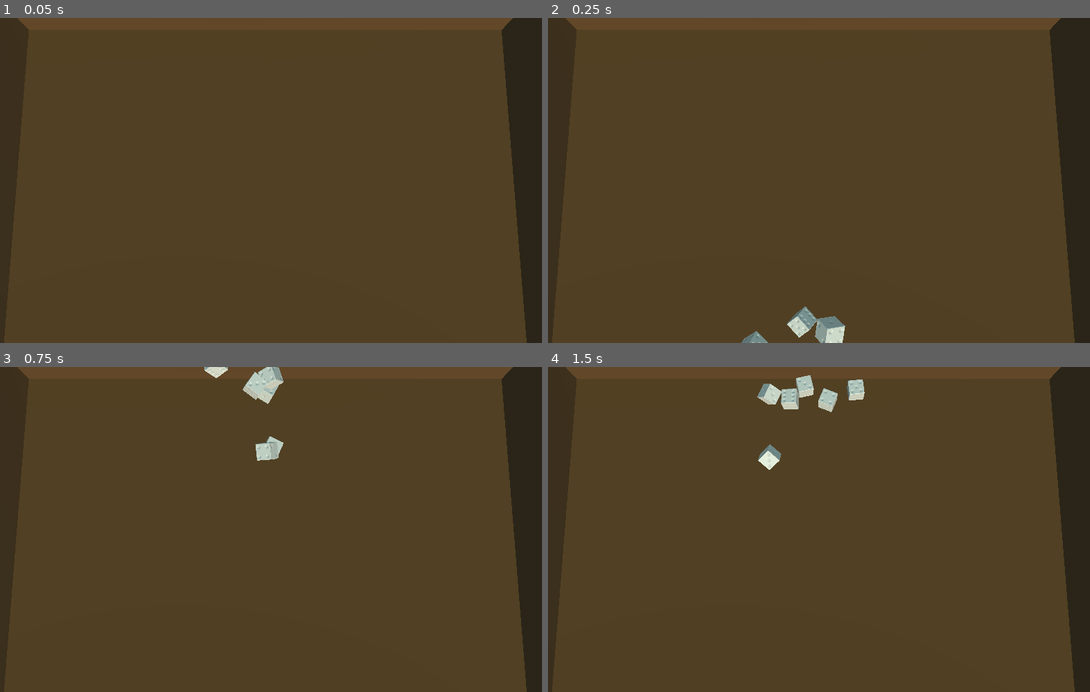
Above: before the commit, frames 1-4 (two rows, left to right).
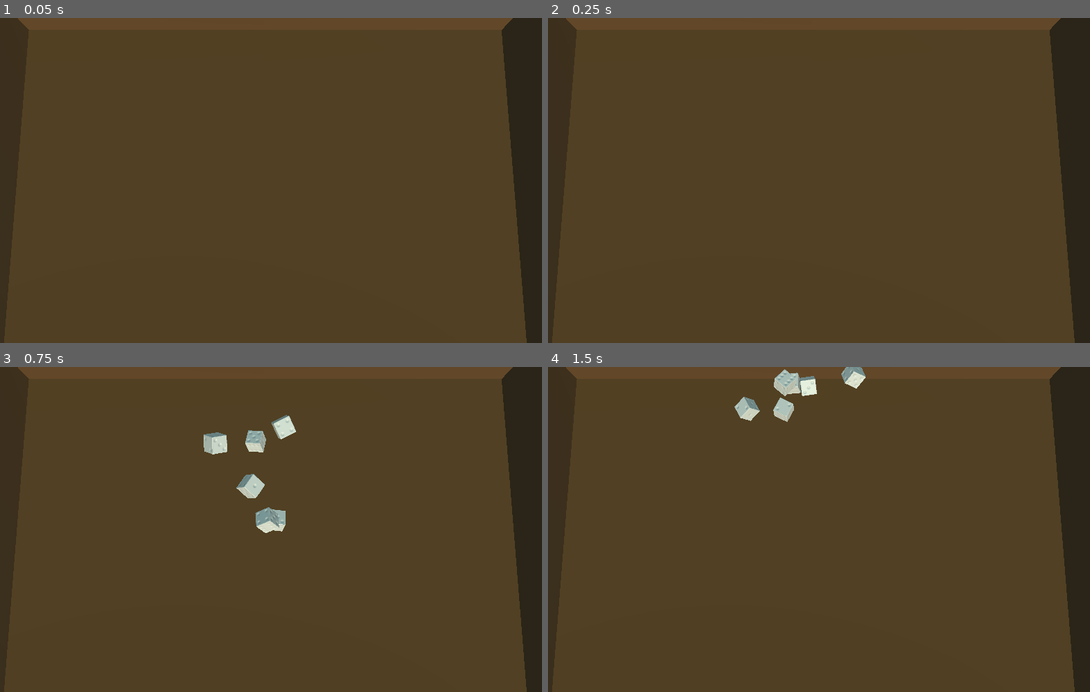
Above: after the commit, the same moments.

Repository: vjms/farkle
Game: Godot game, scene res://Board.tscn
The game is run twice, just before and just after one commit, with the same random seed, the same clock (stepped at 60 frames per second) and the same inputs. The project has no main scene, so this scene is started directly.
Inputs (mouse positions are in pixels of both pictures, inside the frame that each line leads up to):
- Up to frame 1 (0.05 s): no input
- Up to frame 2 (0.25 s): no input
- Up to frame 3 (0.75 s): tap Enter at 0.5 s; move the mouse to (384, 513) at 0.52 s; tap T at 0.6 s; click (384, 513) at 0.67 s
- Up to frame 4 (1.5 s): move the mouse to (699, 545) at 1.27 s; tap T at 1.35 s; click (699, 545) at 1.42 s

Frame 1 is identical in both runs. In frame 2, 0.8% of the frame differs, in the area x 35-55%, y 88-100%; in frame 3, 2.1%, in the area x 37-55%, y 0-52%; in frame 4, 1.8%.

Commit message:
dice timer

Diff:
--- a/Dice/Dice.gd
+++ b/Dice/Dice.gd
@@ -3,32 +3,33 @@
 var gravity = Vector3(0.0, -98.1, 0.0)
 var rng = RandomNumberGenerator.new()
 
-#const face1 = Vector3(0, 10, 0)
-#const face2 = Vector3(10, 0, 0)
-#const face3 = Vector3(0, 0, 10)
-#const face4 = Vector3(0, 0, -10)
-#const face5 = Vector3(-10, 0, 0)
-#const face6 = Vector3(0, -10, 0)
+var timer = Timer.new()
+var thrown = false
 
 
 func _ready():
+	timer.connect("timeout", self, "_on_physics_stop_timeout")
+	add_child(timer)
 	rng.randomize()
-	mass = 0.1
+	set_mass(0.1)
 	throw(Vector3(-1, 0, 0))
 
 
 func throw(direction: Vector3):
-	var power = rng.randf_range(5, 10)
-	var rot = rng.randf_range(-0.05, 0.05)
-	match rng.randi_range(1, 3):
+	thrown = true
+	set_linear_velocity(Vector3())
+	set_angular_velocity(Vector3())
+	var power = rng.randf_range(5, 7)
+	var rot = rng.randf_range(-0.03, 0.03)
+	match rng.randi_range(1,3):
 		1:
-			rotate(Vector3(1, 0, 0), rng.randf_range(-90, 90))
+			rotate(Vector3(1, 0, 0), rng.randf_range(PI / 2.0, 2.0 * PI))
 		2:
-			rotate(Vector3(0, 1, 0), rng.randf_range(-90, 90))
+			rotate(Vector3(0, 1, 0), rng.randf_range(PI / 2.0, 2.0 * PI))
 		3:
-			rotate(Vector3(0, 0, 1), rng.randf_range(-90, 90))
+			rotate(Vector3(0, 0, 1), rng.randf_range(PI / 2.0, 2.0 * PI))
 	apply_impulse(Vector3(0.0, 0.0, rot), direction * power)
-	apply_impulse(Vector3(0.0, 0.5, 0), direction * 2)
+	apply_impulse(Vector3(0.0, -1, 0), direction * 1)
 
 
 func get_pointed_number():
@@ -58,5 +59,22 @@
 
 
 func _physics_process(delta):
-	add_central_force(gravity * delta)
+	if thrown:
+		add_central_force(gravity * delta)
+		if get_linear_velocity().length() < 0.01:
+			if timer.is_stopped():
+				timer.set_one_shot(true)
+				timer.start(0.5)
+		else:
+			timer.stop()
+
+
+func _on_physics_stop_timeout():
+	thrown = false
 	print(get_pointed_number())
+
+
+func _on_Dice_input_event(camera, event, click_position, click_normal, shape_idx):
+	if event is InputEventMouseButton:
+		if event.pressed and event.button_index == BUTTON_LEFT:
+			print(self)
--- a/Dice/Dice.tscn
+++ b/Dice/Dice.tscn
@@ -19,3 +19,4 @@
 [node name="MeshInstance" type="MeshInstance" parent="CollisionShape"]
 mesh = ExtResource( 2 )
 material/0 = ExtResource( 3 )
+[connection signal="input_event" from="." to="." method="_on_Dice_input_event"]
